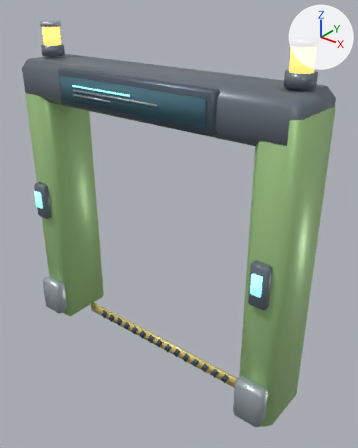
The glTF model assets/structures/ingress_gate_standard.glb, before and after one commit.
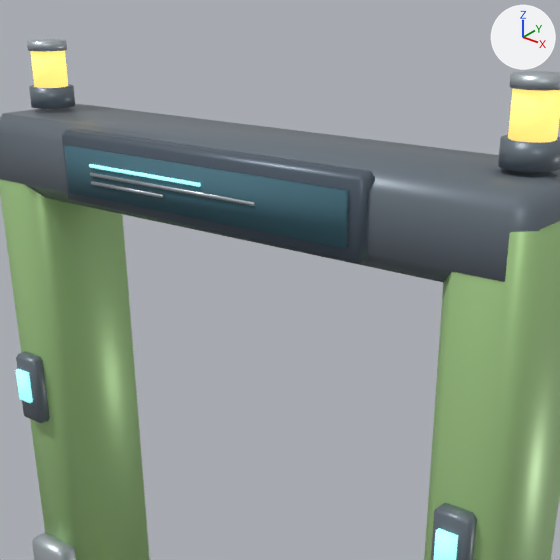
Each version is shown whole from a 50 mm lens placed at (2.98, -3.38, 3.75), pointed at (0.22, 0.07, 1.62), then close up on the part from 7% to 88% of the width and 0% to 65% of the height. The lights are fixed; the arrows at upper right show +X, +Y and +Z. The last two pictures show the newer version. Where no turn or scale is listed for an object, it has been applied to the vertices.

Names of what the first close-up shows: 'AccessPanel_dark', 'Beacon_dark', 'Beacon_steel', 'Body_black', 'Footing_steel', 'Header_dark', 'Pillar_green', 'ScreenGraphics_glow', 'ScreenGraphics_steel', 'SignScreen_screen', 'StatusLight_glow', 'StatusLight_warn'.
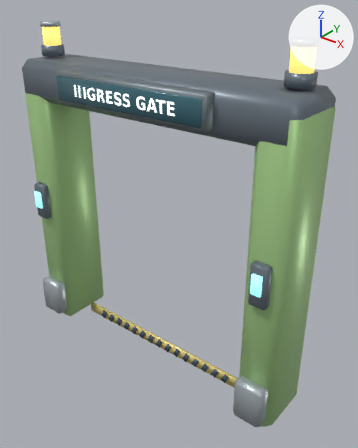
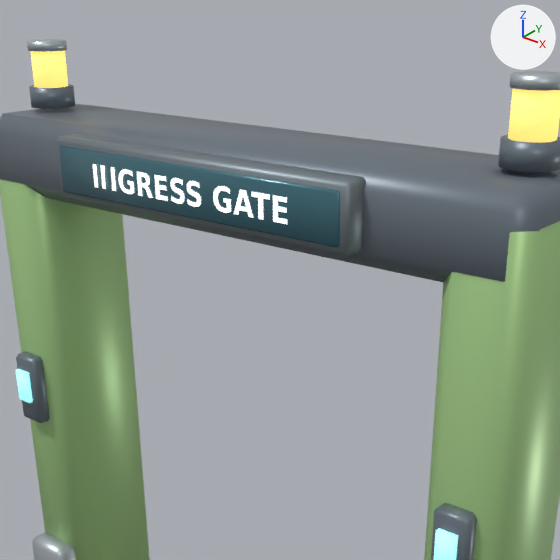
Location of each change, [x1, y1, x2, y2] in pixels of the close-ups (560 x 560 px):
'SignScreen_screen', deleted (cyan)
    before: [64, 145, 349, 248]
'SignPlate_glass', added (cyan)
    after: [59, 145, 341, 248]
'Body_black', deleted
    before: [62, 128, 375, 264]
'ScreenMount_frame', added
    after: [56, 134, 366, 257]
'TypeLabel_white', added
    after: [93, 164, 287, 224]
'ScreenGraphics_steel', deleted
    before: [90, 173, 255, 206]
'ScreenGraphics_glow', deleted (cyan)
    before: [89, 164, 201, 187]

The change in detail:
Material 'white' (mat_white) is new.
Its base color is (0.906, 0.941, 0.929) (white #f4f8f7).
Its roughness is 0.38.
Its emission color is (0.679, 0.706, 0.697) (light grey #d7dbd9).
Its emission strength is 1.0.
Material 'glass' (mat_glass) is new.
Its base color is (0.0627, 0.173, 0.216) (cyan #477380).
Its metallic is 0.28.
Its roughness is 0.2.
Material 'frame' (mat_frame) is new.
Its base color is (0.224, 0.267, 0.294) (grey #828d94).
Its metallic is 0.65.
Its roughness is 0.49.
Mesh me_typelabel_white is new.
It has 272 vertices, 252 faces and spans x -0.578..0.578, y -0.436, z 2.833..2.943.
It uses material mat_white (white #f4f8f7, glowing light grey #d7dbd9).
Mesh me_signplate_glass is new.
It has 24 vertices, 44 faces and spans x -0.82..0.82, y -0.43..-0.39, z 2.78..3.0.
It uses material mat_glass (cyan #477380).
Mesh me_screenmount_frame is new.
It has 24 vertices, 44 faces and spans x -0.86..0.86, y -0.42..-0.28, z 2.74..3.03.
It uses material mat_frame (grey #828d94).
Object 'Body_black' (ob_body_black) is deleted.
Object 'SignScreen_screen' (ob_signscreen_screen) is deleted.
Object 'ScreenGraphics_glow' (ob_screengraphics_glow) is deleted.
Object 'ScreenGraphics_steel' (ob_screengraphics_steel) is deleted.
Object 'TypeLabel_white' (ob_typelabel_white) is new; it shows me_typelabel_white.
Its location is (0.0, 0.0, 0.0).
Object 'SignPlate_glass' (ob_signplate_glass) is new; it shows me_signplate_glass.
Its location is (0.0, 0.0, 0.0).
Object 'ScreenMount_frame' (ob_screenmount_frame) is new; it shows me_screenmount_frame.
Its location is (0.0, 0.0, 0.0).
